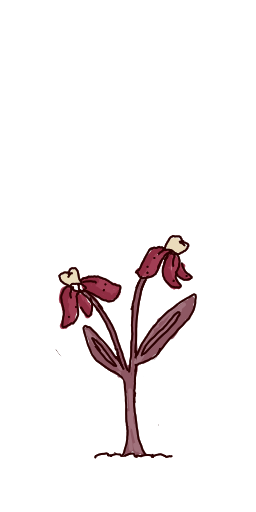
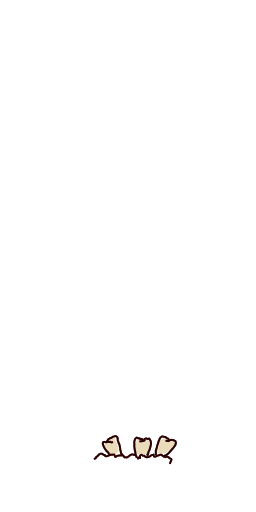
Layers edited between the first and the second 256 x 512 image:
hid "2" over [55, 235, 197, 465]
hid "Paint Layer 2" over [55, 235, 197, 465]
showed "1" over [64, 320, 189, 465]
showed "Paint Layer 1" over [93, 384, 177, 465]
